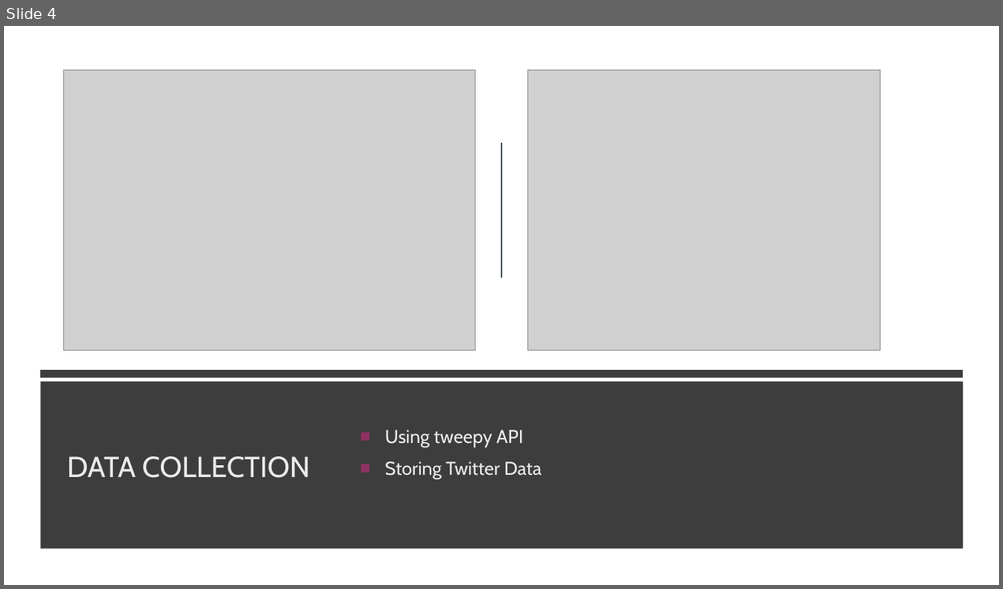
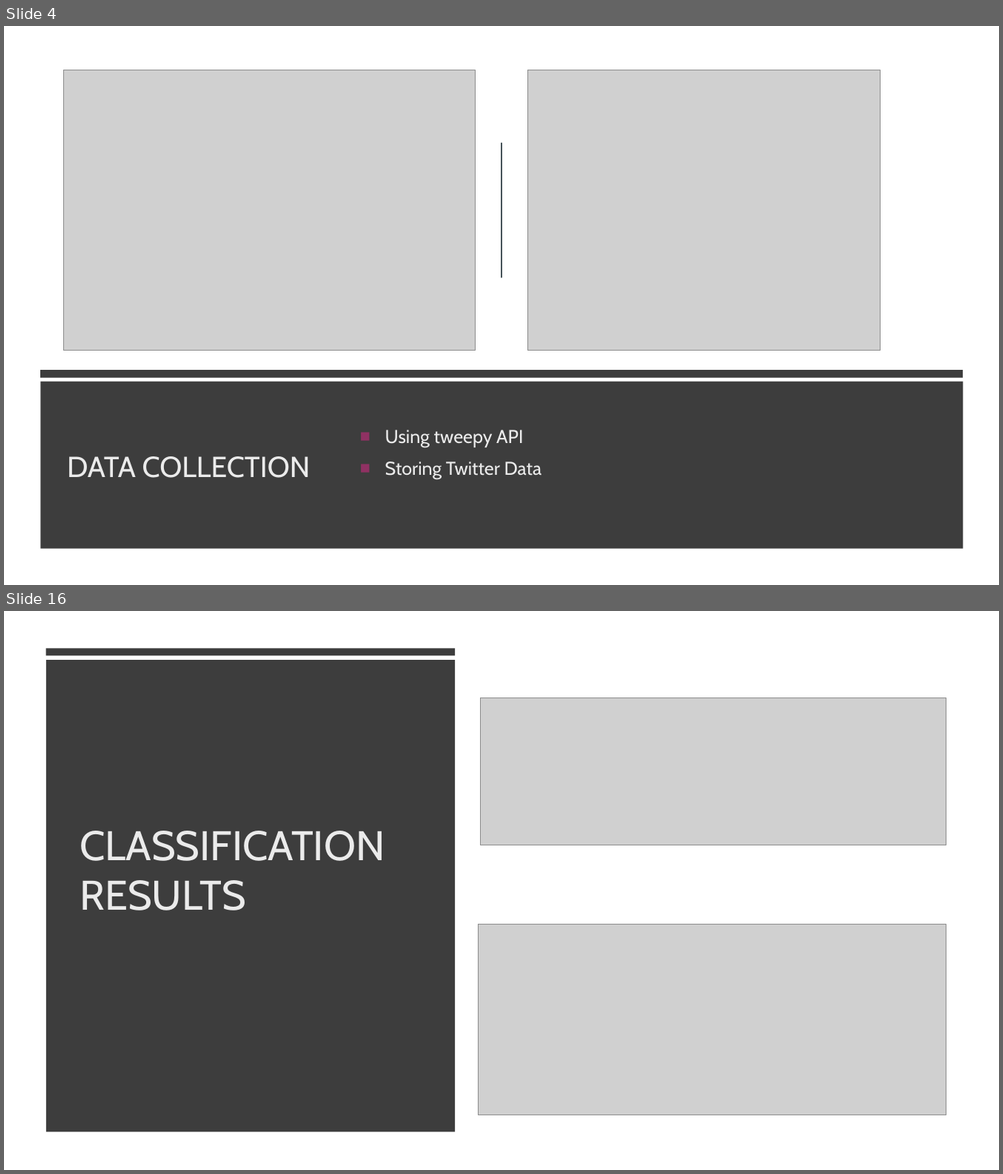
Before and after one commit to noah-sheldon/thesis_msc, a slide deck: Public Sentiment on Social Media-Noah.pptx. Shown one above the other, each under a label of ours: slide 4 before the commit, slides 4 and 16 after it; the slides between them are not shown. The pictures are 1003x589 and 1003x1174 pixels, drawn with LibreOffice and Linux fonts; fonts in the diff are those of the drawing; grey boxes stand for pictures. Boxes give left, top, right and bottom in pixels: in the first picture for what was removed or moved away, otherwise in the second. Text is boxed around its words. In the diff, an @@ line names an element or a change of style, - is before the commit and + after.

```diff
--- a/Public Sentiment on Social Media-Noah.pptx
+++ b/Public Sentiment on Social Media-Noah.pptx
@@ slide 16 added at [4, 611, 999, 1170], background #3D3D3D @@
@@ rectangle added at [4, 611, 999, 1170], fill #FFFFFF @@
@@ rectangle added at [45, 648, 455, 655], fill #3D3D3D @@
@@ rectangle added at [45, 661, 455, 1133], fill #3D3D3D @@
@@ picture added at [480, 698, 945, 846] @@
@@ title added at [79, 831, 384, 911], 40 pt, text #EBEBEB @@
+CLASSIFICATION RESULTS
@@ picture added at [478, 925, 946, 1116] @@
```
Also in this commit, not shown: 5 slides changed, 11 other slides added, 1 slide removed.
